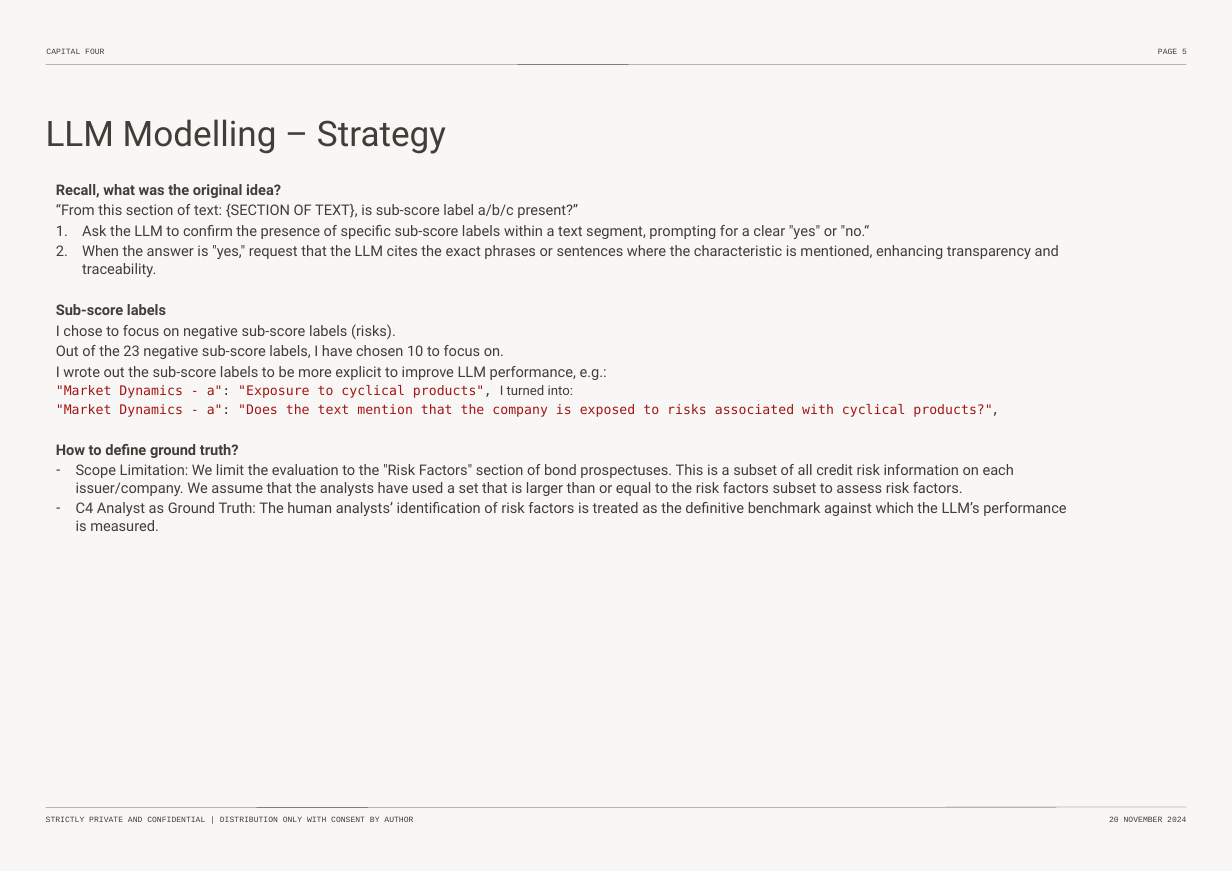
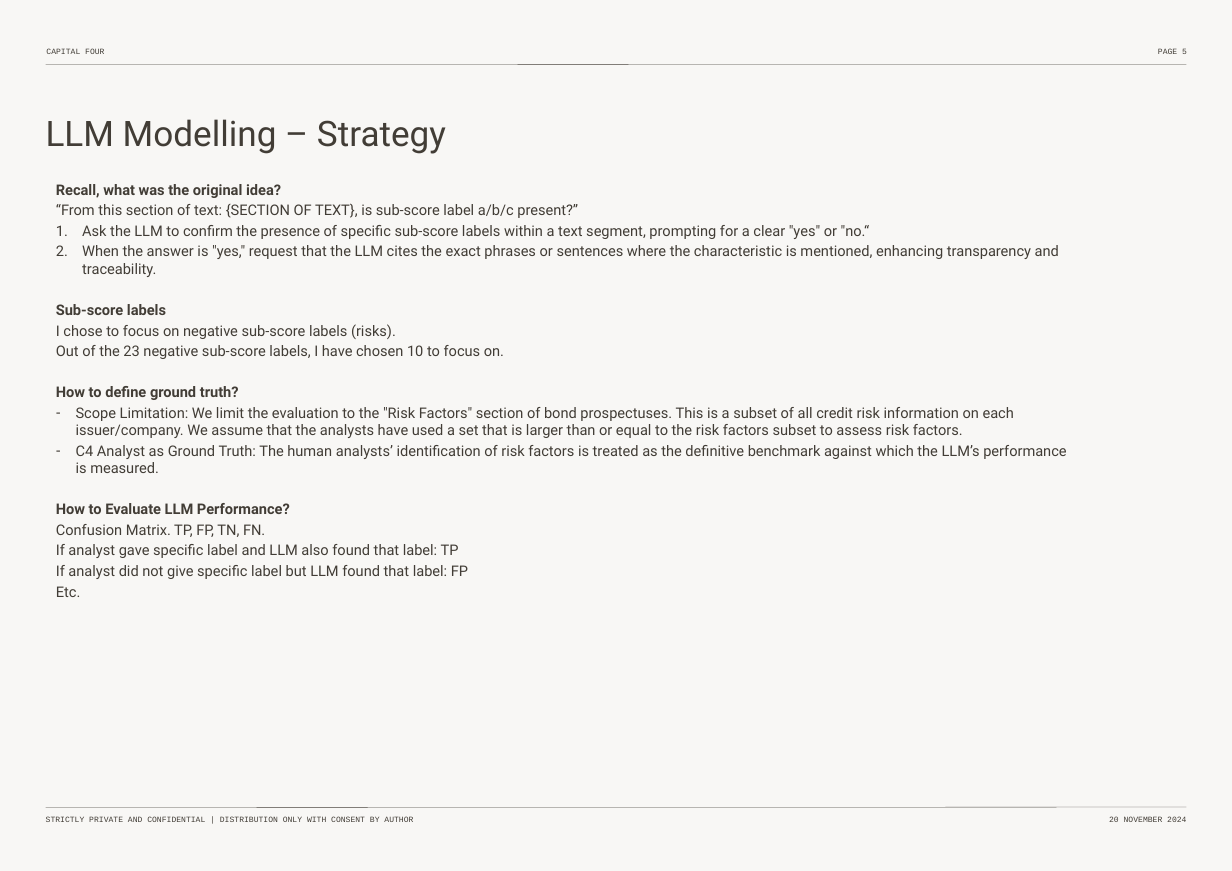
Before and after one commit to pierrehogenhaug/mester, a slide deck: slide 6 of _non_code_env_related/non_code_material/meeting_material/Thesis-Intro-Nov-2024.pptx. Drawn at 1232x871 pixels with LibreOffice and Linux fonts; fonts in the diff are those of the drawing. Boxes give left, top, right and bottom in pixels: in the first picture for what was removed or moved away, otherwise in the second. Text is boxed around its words. In the diff, an @@ line names an element or a change of style, - is before the commit and + after.

```diff
--- a/_non_code_env_related/non_code_material/meeting_material/Thesis-Intro-Nov-2024.pptx
+++ b/_non_code_env_related/non_code_material/meeting_material/Thesis-Intro-Nov-2024.pptx
@@ text at bbox=[56, 366, 999, 417]: paragraphs removed @@
-I wrote out the sub-score labels to be more explicit to improve LLM performance, e.g.:
-"Market Dynamics - a": "Exposure to cyclical products", I turned into:
-"Market Dynamics - a": "Does the text mention that the company is exposed to risks associated with cyclical products?",
@@ text at bbox=[56, 503, 468, 597]: paragraphs added @@
+How to Evaluate LLM Performance?
+Confusion Matrix. TP, FP, TN, FN.
+If analyst gave specific label and LLM also found that label: TP
+If analyst did not give specific label but LLM found that label: FP
+Etc.
```
Also in this commit, not shown: 7 other slides changed.
